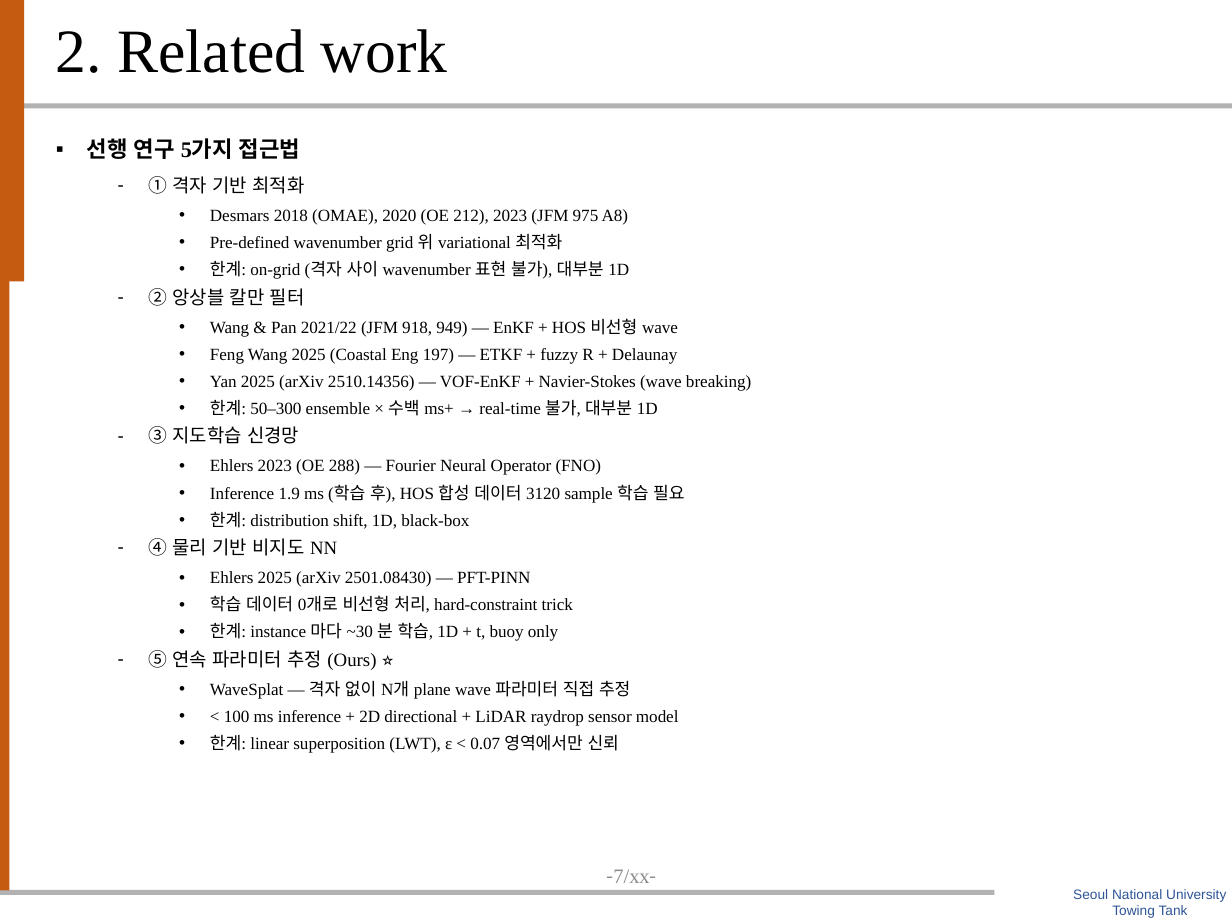
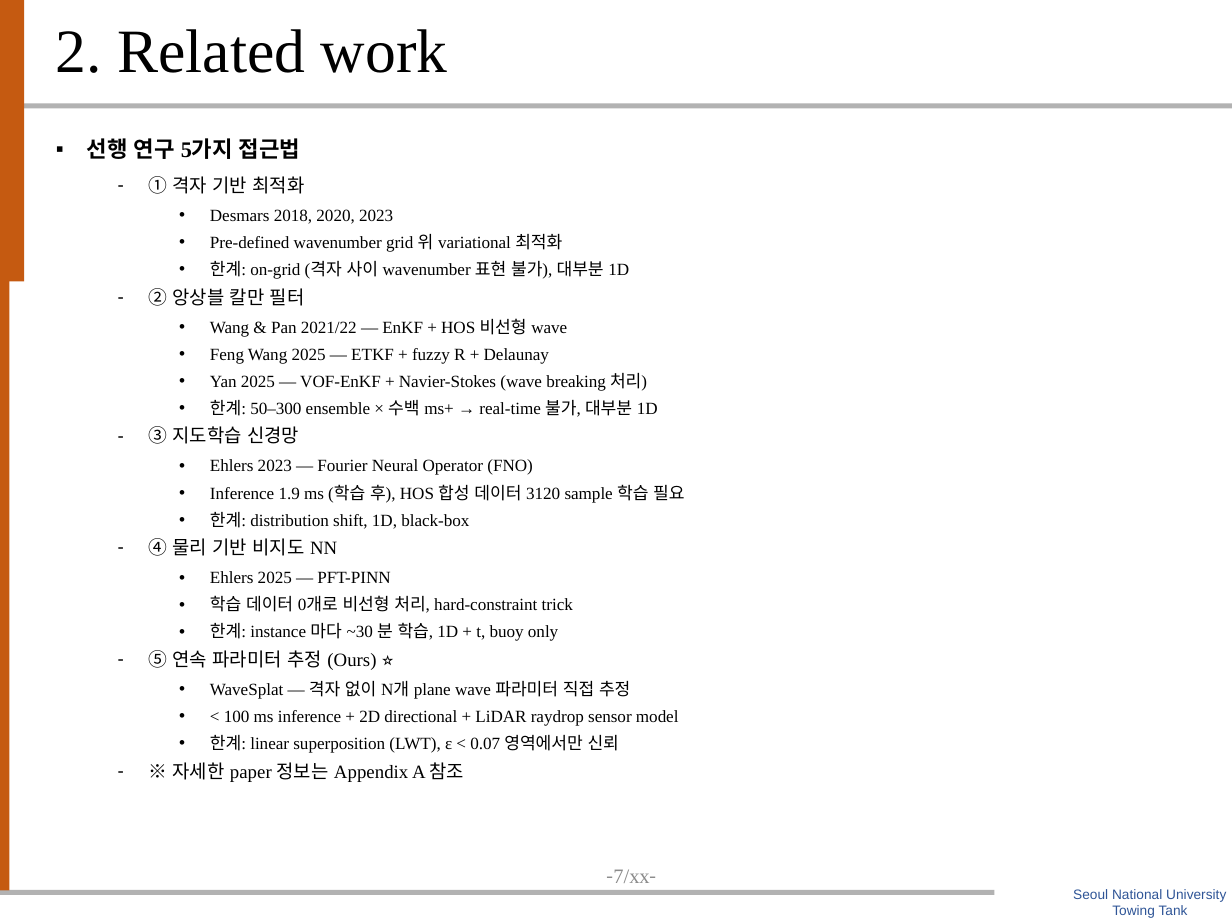
Before and after one commit to SAEYONGPARK94/wavesplat, a slide deck: slide 8 of wavesplat/docs/labmeeting_20260513_박세용_filled.pptx. Drawn at 1232x924 pixels with LibreOffice and Linux fonts; fonts in the diff are those of the drawing; background and template pictures are left out. Boxes give left, top, right and bottom in pixels: in the first picture for what was removed or moved away, otherwise in the second. Text is boxed around its words. In the diff, an @@ line names an element or a change of style, - is before the commit and + after.

```diff
--- a/wavesplat/docs/labmeeting_20260513_박세용_filled.pptx
+++ b/wavesplat/docs/labmeeting_20260513_박세용_filled.pptx
@@ text at [210, 209, 393, 224]: text changed @@
-    • Desmars 2018 (OMAE), 2020 (OE 212), 2023 (JFM 975 A8)
+    • Desmars 2018, 2020, 2023
@@ text at [210, 318, 647, 391]: text changed @@
-    • Wang & Pan 2021/22 (JFM 918, 949) — EnKF + HOS 비선형 wave
-    • Feng Wang 2025 (Coastal Eng 197) — ETKF + fuzzy R + Delaunay
-    • Yan 2025 (arXiv 2510.14356) — VOF-EnKF + Navier-Stokes (wave breaking)
+    • Wang & Pan 2021/22 — EnKF + HOS 비선형 wave
+    • Feng Wang 2025 — ETKF + fuzzy R + Delaunay
+    • Yan 2025 — VOF-EnKF + Navier-Stokes (wave breaking 처리)
@@ text at [210, 459, 533, 475]: text changed @@
-    • Ehlers 2023 (OE 288) — Fourier Neural Operator (FNO)
+    • Ehlers 2023 — Fourier Neural Operator (FNO)
@@ text at [210, 571, 390, 583]: text changed @@
-    • Ehlers 2025 (arXiv 2501.08430) — PFT-PINN
+    • Ehlers 2025 — PFT-PINN
@@ text at [172, 762, 465, 782]: paragraph added @@
+  – ※ 자세한 paper 정보는 Appendix A 참조
```
Also in this commit, not shown: 2 other slides changed, 1 other file.
